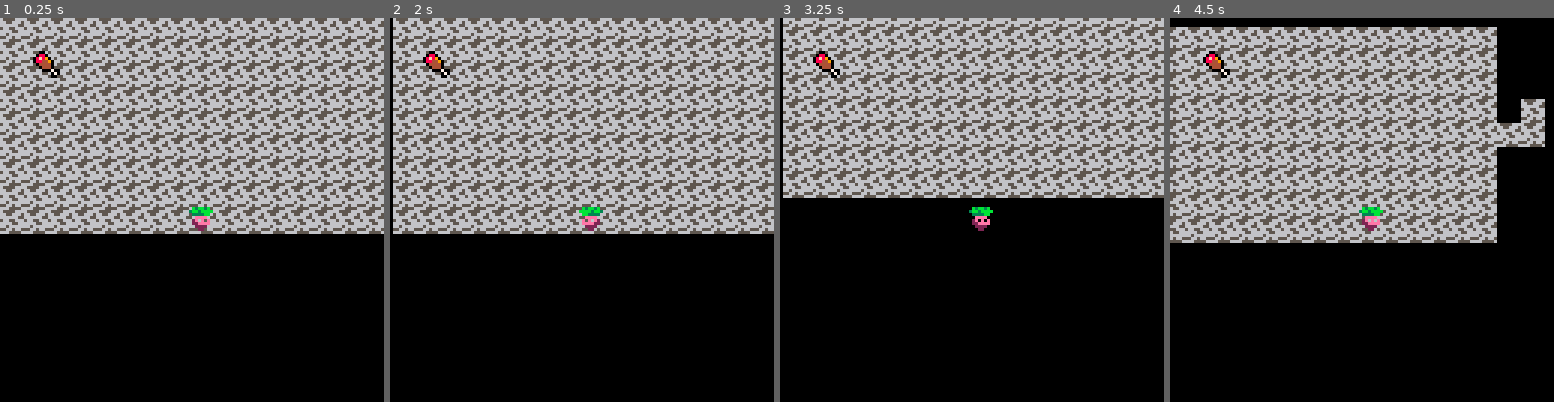
Above: before the commit, frames 1-4 (left to right).
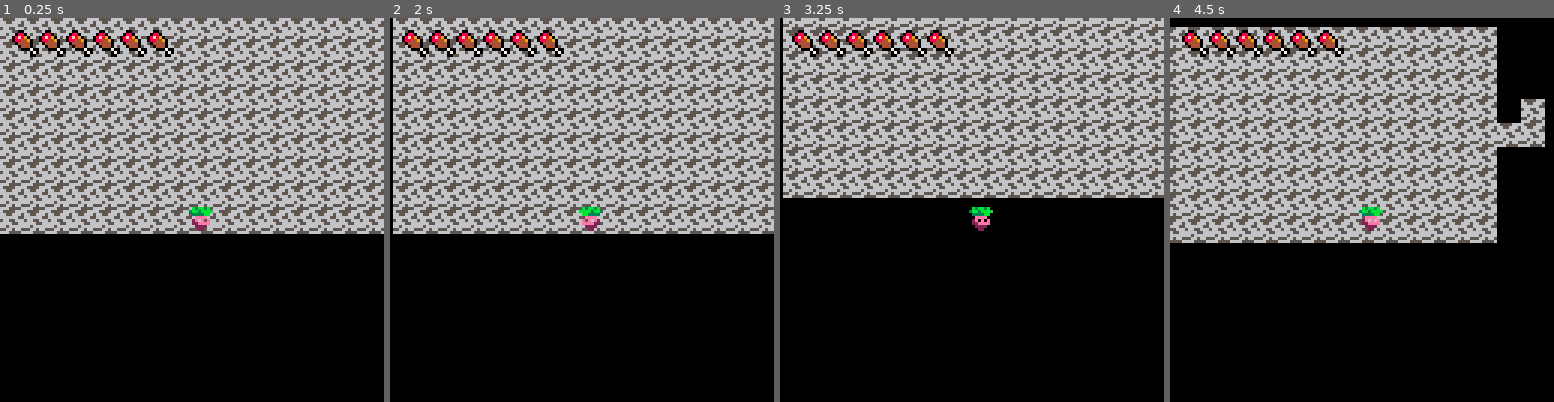
Above: after the commit, the same moments.

Repository: lucaslng/jamhacks-climatastrophe
Game: PICO-8 cartridge climate-collapse.p8
Two runs of this game, one before a commit and one after it. Both use one fixed random seed, a clock stepped at 60 frames per second and the inputs below.
Inputs:
- Up to frame 1 (0.25 s): no input
- Up to frame 2 (2 s): hold Left from 1.97 s (still down)
- Up to frame 3 (3.25 s): release Left at 2.37 s; hold Down 2.42-2.82 s; hold Right from 2.87 s (still down)
- Up to frame 4 (4.5 s): release Right at 3.53 s; hold Up 3.58-4.08 s; hold Right from 4.13 s (still down)

The runs differ from the first frame. In frame 1, 1.8% of the frame differs, in the area x 3-46%, y 3-16%; in frame 2, 1.8%; in frame 3, 1.8%; in frame 4, 1.8%.

Commit message:
hunger bar

Diff:
--- a/climate-collapse.p8
+++ b/climate-collapse.p8
@@ -45,8 +45,8 @@
 		y = 63,
 		fx = false,
 		sprite = 1,
-		hunger = 10,
-		thirst = 10
+		hunger = 5,
+		thirst = 5,
 	}
 
 	function Player:moveleft(distance)
@@ -87,7 +87,9 @@
 	camera()
 	palt(green, true)
 	palt(black, false)
-	spr(3, 10, 10, 2, 2)
+	for i=0,Player.hunger,1 do
+		spr(3, 3 + i * 9, 3, 2, 2)
+	end
 	palt()
 end
 
